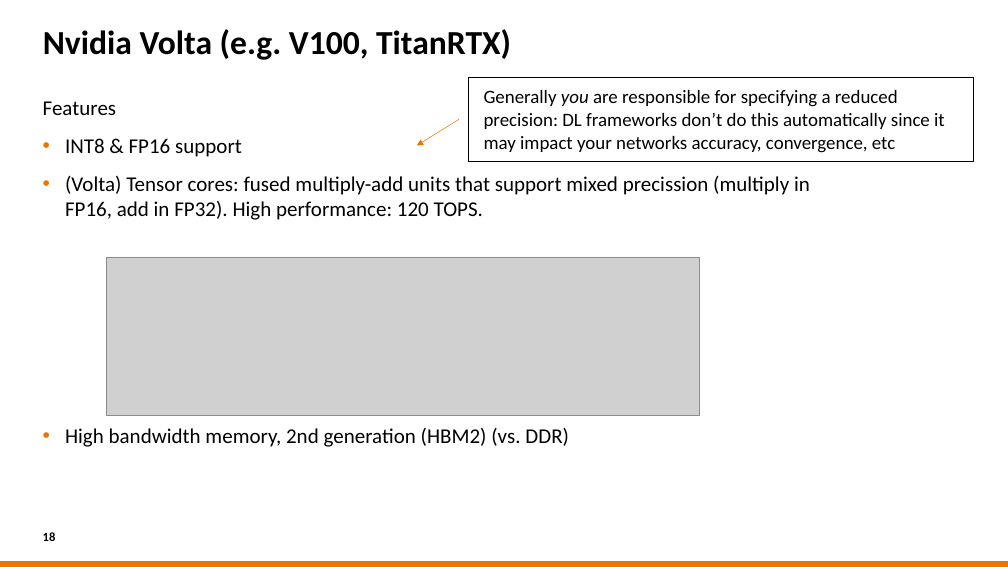
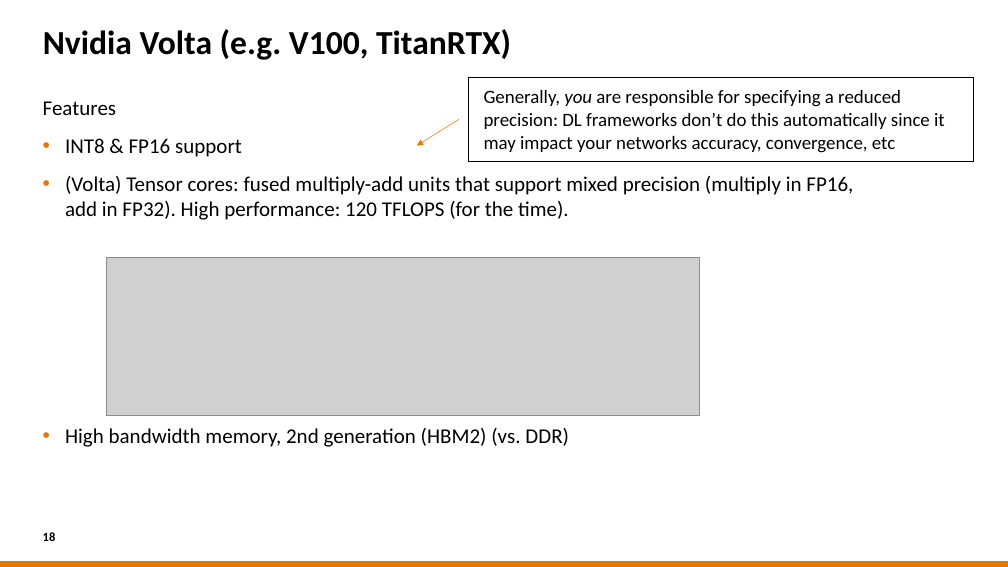
Before and after one commit to sara-nl/HPML-course-materials, a slide deck: slide 18 of Day2/slides/hardware.pptx. Drawn at 1008x567 pixels with LibreOffice and Linux fonts; fonts in the diff are those of the drawing; grey boxes stand for pictures; background and template pictures are left out. Boxes give left, top, right and bottom in pixels: in the first picture for what was removed or moved away, otherwise in the second. Text is boxed around its words. In the diff, an @@ line names an element or a change of style, - is before the commit and + after.

```diff
--- a/Day2/slides/hardware.pptx
+++ b/Day2/slides/hardware.pptx
@@ text in rectangle at [484,90,945,153]: text changed @@
-Generally you are responsible for specifying a reduced precision: DL frameworks don’t do this automatically since it may impact your networks accuracy, convergence, etc
+Generally, you are responsible for specifying a reduced precision: DL frameworks don’t do this automatically since it may impact your networks accuracy, convergence, etc
@@ text at [65,176,853,220]: text changed @@
-• (Volta) Tensor cores: fused multiply-add units that support mixed precission (multiply in FP16, add in FP32). High performance: 120 TOPS.
+• (Volta) Tensor cores: fused multiply-add units that support mixed precision (multiply in FP16, add in FP32). High performance: 120 TFLOPS (for the time).
```
Also in this commit, not shown: 16 other slides changed, 7 slides added, 6 slides removed, 6 other files.
